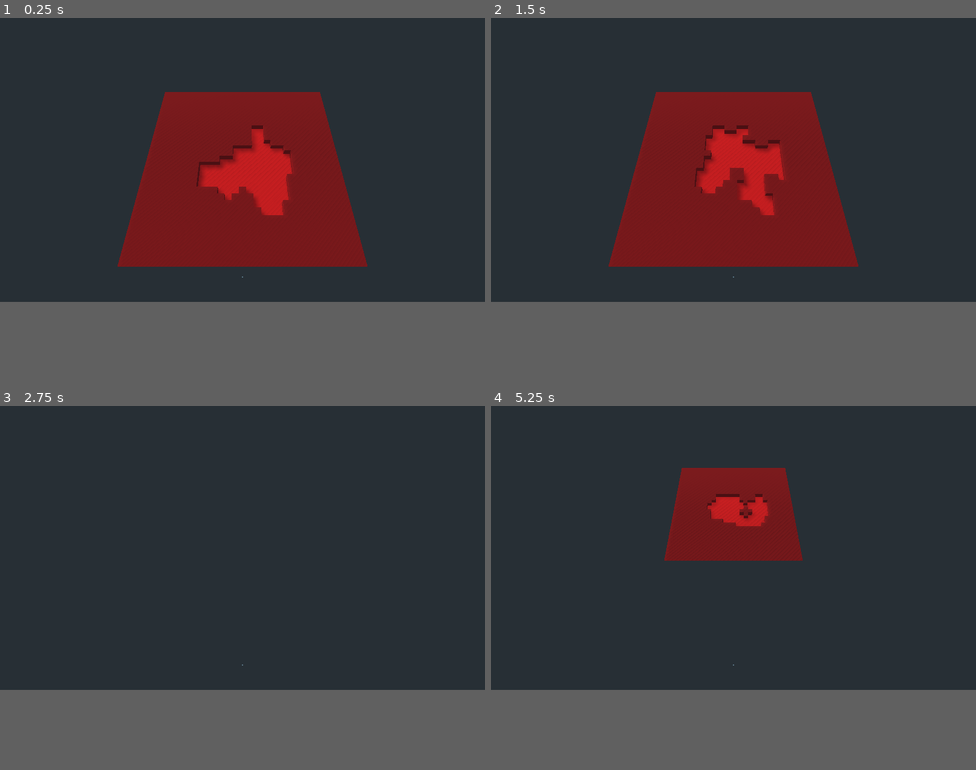
Above: before the commit, frames 1-4 (two rows, left to right).
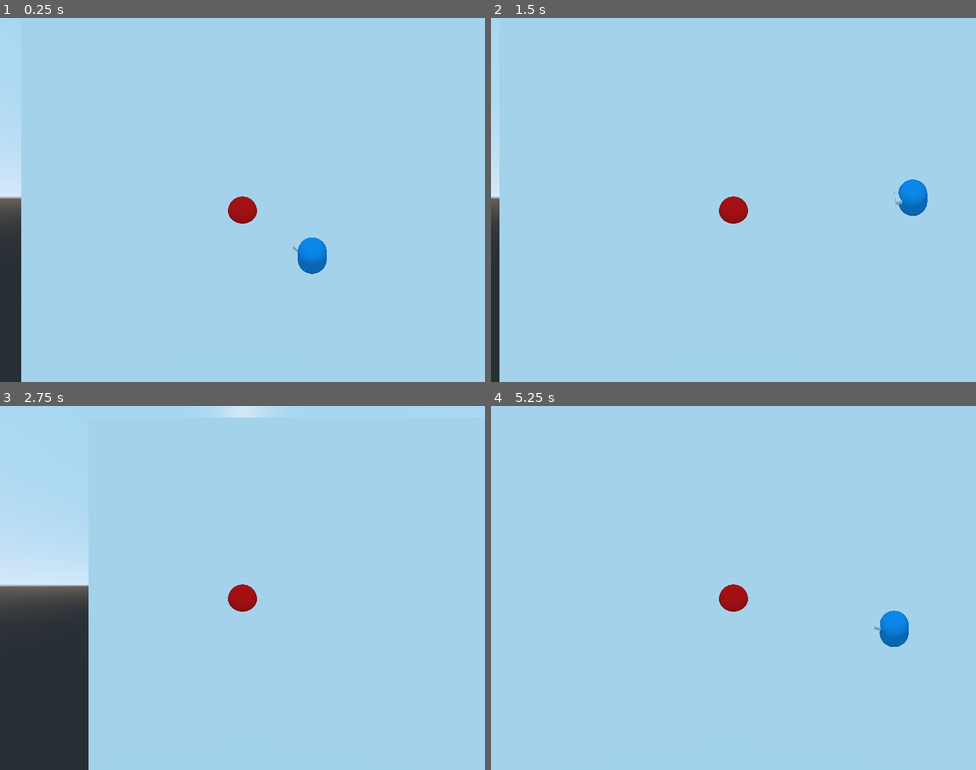
Above: after the commit, the same moments.

Repository: magnanix-dev/GoGodotGameJam3
Game: Godot game, scene res://assets/scenes/development/Testing.tscn
Two runs of this game, one before a commit and one after it. Both use one fixed random seed, a clock stepped at 60 frames per second and the inputs below. Before the commit the project starts from res://assets/scenes/world/Generator.tscn.
Inputs (mouse positions are in pixels of both pictures, inside the frame that each line leads up to):
- Up to frame 1 (0.25 s): no input
- Up to frame 2 (1.5 s): tap Enter (ui_accept) at 0.5, 0.77 s; move the mouse to (840, 145) at 0.52 s; press the mouse at (840, 145) at 0.53 s; hold D (move_right, bound only after the commit) 0.53-1.25 s; release the mouse at (840, 145) at 1.25 s; drag from (636, 174) to (709, 218) at 1.27 s
- Up to frame 3 (2.75 s): move the mouse to (291, 486) at 2.02 s; press the mouse at (291, 486) at 2.03 s; hold D (move_right, bound only after the commit) from 2.03 s (still down); tap Q at 2.1 s
- Up to frame 4 (5.25 s): release D (move_right, bound only after the commit) at 2.75 s; release the mouse at (782, 486) at 2.75 s; drag from (709, 606) to (588, 504) at 2.77 s; tap Enter (ui_accept) at 3.5, 3.77 s; move the mouse to (879, 591) at 3.52 s; press the mouse at (879, 591) at 3.53 s; hold A (move_left, bound only after the commit) 3.53-4.25 s; release the mouse at (879, 591) at 4.25 s; drag from (588, 504) to (660, 478) at 4.27 s; move the mouse to (757, 547) at 5.02 s; press the mouse at (757, 547) at 5.03 s; hold S (move_backward, bound only after the commit) from 5.03 s (still down); tap Q at 5.1 s
In our replay, the window is 800x468 before the commit and 800x600 after it. These sizes can differ from the game's own. Grey fills any space a smaller window leaves; there, only what the larger window draws over its background counts as a difference.

The runs differ from the first frame. In frame 1, 78% of the frame differs, in the area x 0-100%, y 0-100%; in frame 2, 78%; in frame 3, 78%; in frame 4, 78%, in the area x 0-100%, y 0-78%.

Commit message:
Start building out the state machine for the player controller, added the motion mechanics (WASD) and the mouselook mechanics. Adjusted the camera to simulate Nuclear Throne style movement.

Diff:
--- /dev/null
+++ b/assets/scenes/development/Testing.tscn
@@ -0,0 +1,14 @@
+[gd_scene load_steps=3 format=2]
+
+[ext_resource path="res://assets/scenes/player/Player.tscn" type="PackedScene" id=1]
+
+[sub_resource type="CubeMesh" id=1]
+
+[node name="Testing" type="Spatial"]
+
+[node name="Ground" type="MeshInstance" parent="."]
+transform = Transform( 10, 0, 0, 0, 0.1, 0, 0, 0, 10, 0, -0.1, 0 )
+mesh = SubResource( 1 )
+material/0 = null
+
+[node name="Player" parent="." instance=ExtResource( 1 )]
--- /dev/null
+++ b/assets/scenes/player/Player.tscn
@@ -0,0 +1,69 @@
+[gd_scene load_steps=13 format=2]
+
+[ext_resource path="res://assets/scripts/player/StateMachine.gd" type="Script" id=1]
+[ext_resource path="res://assets/scripts/player/Move.gd" type="Script" id=2]
+[ext_resource path="res://assets/scripts/player/Idle.gd" type="Script" id=3]
+[ext_resource path="res://assets/scenes/world/CameraPivot.gd" type="Script" id=4]
+[ext_resource path="res://assets/scripts/player/Stagger.gd" type="Script" id=5]
+[ext_resource path="res://assets/scripts/player/Death.gd" type="Script" id=6]
+
+[sub_resource type="CapsuleMesh" id=1]
+
+[sub_resource type="SpatialMaterial" id=3]
+albedo_color = Color( 0, 0.647059, 1, 1 )
+
+[sub_resource type="CubeMesh" id=4]
+
+[sub_resource type="CapsuleShape" id=2]
+
+[sub_resource type="SphereMesh" id=5]
+
+[sub_resource type="SpatialMaterial" id=6]
+albedo_color = Color( 1, 0, 0, 1 )
+
+[node name="Player" type="KinematicBody"]
+transform = Transform( 0.5, 0, 0, 0, 0.5, 0, 0, 0, 0.5, 0, 0, 0 )
+script = ExtResource( 1 )
+
+[node name="Mesh" type="MeshInstance" parent="."]
+transform = Transform( 1, 0, 0, 0, -4.37114e-08, -1, 0, 1, -4.37114e-08, 0, 1.5, 0 )
+mesh = SubResource( 1 )
+material/0 = SubResource( 3 )
+
+[node name="MeshInstance" type="MeshInstance" parent="Mesh"]
+transform = Transform( 0.625, 0, 0, 0, -8.74228e-09, 0.25, 0, -0.2, -1.09278e-08, 0, -1, -0.5 )
+mesh = SubResource( 4 )
+skeleton = NodePath("../..")
+material/0 = null
+
+[node name="CollisionShape" type="CollisionShape" parent="."]
+transform = Transform( 1, 0, 0, 0, -4.37114e-08, -1, 0, 1, -4.37114e-08, 0, 1.5, 0 )
+shape = SubResource( 2 )
+
+[node name="States" type="Node" parent="."]
+
+[node name="Idle" type="Node" parent="States"]
+script = ExtResource( 3 )
+
+[node name="Move" type="Node" parent="States"]
+script = ExtResource( 2 )
+
+[node name="Stagger" type="Node" parent="States"]
+script = ExtResource( 5 )
+
+[node name="Death" type="Node" parent="States"]
+script = ExtResource( 6 )
+
+[node name="Pivot" type="Position3D" parent="."]
+script = ExtResource( 4 )
+
+[node name="Camera" type="Camera" parent="Pivot"]
+transform = Transform( 1, 0, 0, 0, 0.5, 0.866026, 0, -0.866026, 0.5, 0, 27.5, 15 )
+projection = 1
+current = true
+size = 12.5
+
+[node name="MeshInstance" type="MeshInstance" parent="Pivot"]
+mesh = SubResource( 5 )
+skeleton = NodePath("../..")
+material/0 = SubResource( 6 )
--- /dev/null
+++ b/assets/scenes/world/CameraPivot.gd
@@ -0,0 +1,12 @@
+extends Position3D
+
+onready var camera = $Camera
+
+export var speed = 2
+export var target = Vector3.ZERO
+
+func _ready():
+	set_as_toplevel(true)
+
+func _physics_process(delta):
+	global_transform.origin = lerp(global_transform.origin, target, delta * speed)
--- a/assets/scenes/world/Generator.tscn
+++ b/assets/scenes/world/Generator.tscn
@@ -16,7 +16,8 @@
 
 [node name="Camera" type="Camera" parent="Pivot"]
 transform = Transform( 1, 0, 0, 0, 0.5, 0.866026, 0, -0.866026, 0.5, 0, 27.5, 30 )
-size = 25.0
+projection = 1
+size = 7.5
 script = ExtResource( 2 )
 
 [node name="Mesh" type="Node" parent="."]
@@ -24,6 +25,8 @@
 [node name="DirectionalLight" type="DirectionalLight" parent="."]
 transform = Transform( -0.707107, 0.5, -0.5, 0, 0.707107, 0.707107, 0.707107, 0.5, -0.5, 0, 16, 0 )
 shadow_enabled = true
+shadow_bias = -0.05
+shadow_contact = 0.05
 directional_shadow_blend_splits = true
 directional_shadow_normal_bias = 0.4
 directional_shadow_depth_range = 1
--- /dev/null
+++ b/assets/scripts/player/Death.gd
@@ -0,0 +1 @@
+extends 'res://assets/scripts/shared/State.gd'
--- /dev/null
+++ b/assets/scripts/player/Idle.gd
@@ -0,0 +1,16 @@
+extends 'Motion.gd'
+
+export var max_speed : float = 450
+
+func enter():
+	# Handle animations here
+	pass
+
+func handle_input(event):
+	return .handle_input(event)
+
+func update(delta):
+	update_look_direction()
+	var direction = get_input_direction()
+	if direction:
+		emit_signal("finished", "move")
--- /dev/null
+++ b/assets/scripts/player/Motion.gd
@@ -0,0 +1,42 @@
+extends 'res://assets/scripts/shared/State.gd'
+
+var speed = 0.0
+var velocity = Vector3.ZERO
+var drop_plane = false
+
+var camera
+var camera_base_speed = 10
+var camera_min_distance = 0
+var camera_max_distance = 10
+var camera_offset = 0.25
+
+func handle_input(event):
+	return .handle_input(event)
+
+func get_input_direction():
+	velocity.x = Input.get_action_strength("move_right") - Input.get_action_strength("move_left")
+	velocity.z = Input.get_action_strength("move_backward") - Input.get_action_strength("move_forward")
+	return velocity.normalized()
+
+func get_mouse_position():
+	if not drop_plane:
+		drop_plane = Plane(Vector3(0, 1, 0), owner.global_transform.origin.y)
+	#print(drop_plane)
+	var mouse_pos = get_viewport().get_mouse_position()
+	if not camera:
+		camera = owner.camera_pivot.camera
+
+	return drop_plane.intersects_ray(camera.project_ray_origin(mouse_pos), camera.project_ray_normal(mouse_pos)*100)
+
+func update_look_direction():
+	var mouse_position = get_mouse_position()
+	var target = Vector3(mouse_position.x, owner.global_transform.origin.y, mouse_position.z) - owner.global_transform.origin
+	owner.look_at(target, Vector3.UP)
+	var pivot_position = target * camera_offset
+	var pivot_distance = pivot_position.distance_to(owner.global_transform.origin)
+	if pivot_distance <= camera_min_distance:
+		pivot_position = pivot_position.normalized() * camera_min_distance
+	elif pivot_distance >= camera_max_distance:
+		pivot_position = pivot_position.normalized() * camera_max_distance
+	owner.camera_pivot.target = pivot_position
+	owner.camera_pivot.speed = camera_base_speed
--- /dev/null
+++ b/assets/scripts/player/Move.gd
@@ -0,0 +1,24 @@
+extends 'Motion.gd'
+
+export var max_speed : float = 6
+
+func enter():
+	speed = 0.0
+	velocity = Vector3.ZERO
+
+	# Handle animations here
+
+func handle_input(event):
+	return .handle_input(event)
+
+func update(delta):
+	update_look_direction()
+	var direction = get_input_direction()
+	if not direction:
+		emit_signal("finished", "idle")
+	speed = max_speed
+	move(speed, direction)
+
+func move(speed, direction):
+	velocity = direction.normalized() * speed
+	owner.move_and_slide(velocity, Vector3.UP)
--- /dev/null
+++ b/assets/scripts/player/Stagger.gd
@@ -0,0 +1 @@
+extends 'res://assets/scripts/shared/State.gd'
--- /dev/null
+++ b/assets/scripts/player/StateMachine.gd
@@ -0,0 +1,46 @@
+extends KinematicBody
+
+signal changed_state
+
+var stack = []
+var current = null
+
+onready var map = {
+	'idle': $States/Idle,
+	'move': $States/Move,
+	'stagger': $States/Stagger,
+	'death': $States/Death,
+}
+
+onready var camera_pivot = $Pivot
+
+func _ready():
+	for node in $States.get_children():
+		node.connect("finished", self, "_change_state")
+	stack.push_front($States/Idle)
+	current = stack[0]
+	_change_state("idle")
+
+func _physics_process(delta):
+	current.update(delta)
+
+func _input(event):
+	if event.is_action_pressed("primary"):
+		pass
+
+func _change_state(state):
+	if current: current.exit()
+
+	if state == "previous":
+		stack.pop_front()
+	elif state in ["stagger"]:
+		stack.push_front(map[state])
+	else:
+		var new = map[state]
+		stack[0] = new
+
+	current = stack[0]
+	if state != "previous":
+		current.enter()
+
+	emit_signal("changed_state", stack)
--- /dev/null
+++ b/assets/scripts/shared/State.gd
@@ -0,0 +1,18 @@
+extends Node
+
+signal finished(next_state)
+
+func enter():
+	return
+
+func exit():
+	return
+
+func handle_input(event):
+	return
+
+func update(delta):
+	return
+
+func _on_animation_finished(animation):
+	return
--- a/project.godot
+++ b/project.godot
@@ -33,8 +33,47 @@
 [application]
 
 config/name="GoGodotGameJam3"
-run/main_scene="res://assets/scenes/world/Generator.tscn"
+run/main_scene="res://assets/scenes/development/Testing.tscn"
 config/icon="res://icon.png"
+
+[display]
+
+window/size/height=768
+window/stretch/mode="viewport"
+window/stretch/aspect="keep"
+
+[input]
+
+move_forward={
+"deadzone": 0.5,
+"events": [ Object(InputEventKey,"resource_local_to_scene":false,"resource_name":"","device":0,"alt":false,"shift":false,"control":false,"meta":false,"command":false,"pressed":false,"scancode":87,"physical_scancode":0,"unicode":0,"echo":false,"script":null)
+ ]
+}
+move_backward={
+"deadzone": 0.5,
+"events": [ Object(InputEventKey,"resource_local_to_scene":false,"resource_name":"","device":0,"alt":false,"shift":false,"control":false,"meta":false,"command":false,"pressed":false,"scancode":83,"physical_scancode":0,"unicode":0,"echo":false,"script":null)
+ ]
+}
+move_left={
+"deadzone": 0.5,
+"events": [ Object(InputEventKey,"resource_local_to_scene":false,"resource_name":"","device":0,"alt":false,"shift":false,"control":false,"meta":false,"command":false,"pressed":false,"scancode":65,"physical_scancode":0,"unicode":0,"echo":false,"script":null)
+ ]
+}
+move_right={
+"deadzone": 0.5,
+"events": [ Object(InputEventKey,"resource_local_to_scene":false,"resource_name":"","device":0,"alt":false,"shift":false,"control":false,"meta":false,"command":false,"pressed":false,"scancode":68,"physical_scancode":0,"unicode":0,"echo":false,"script":null)
+ ]
+}
+primary={
+"deadzone": 0.5,
+"events": [ Object(InputEventMouseButton,"resource_local_to_scene":false,"resource_name":"","device":0,"alt":false,"shift":false,"control":false,"meta":false,"command":false,"button_mask":0,"position":Vector2( 0, 0 ),"global_position":Vector2( 0, 0 ),"factor":1.0,"button_index":1,"pressed":false,"doubleclick":false,"script":null)
+ ]
+}
+secondary={
+"deadzone": 0.5,
+"events": [ Object(InputEventMouseButton,"resource_local_to_scene":false,"resource_name":"","device":0,"alt":false,"shift":false,"control":false,"meta":false,"command":false,"button_mask":0,"position":Vector2( 0, 0 ),"global_position":Vector2( 0, 0 ),"factor":1.0,"button_index":2,"pressed":false,"doubleclick":false,"script":null)
+ ]
+}
 
 [physics]
 
